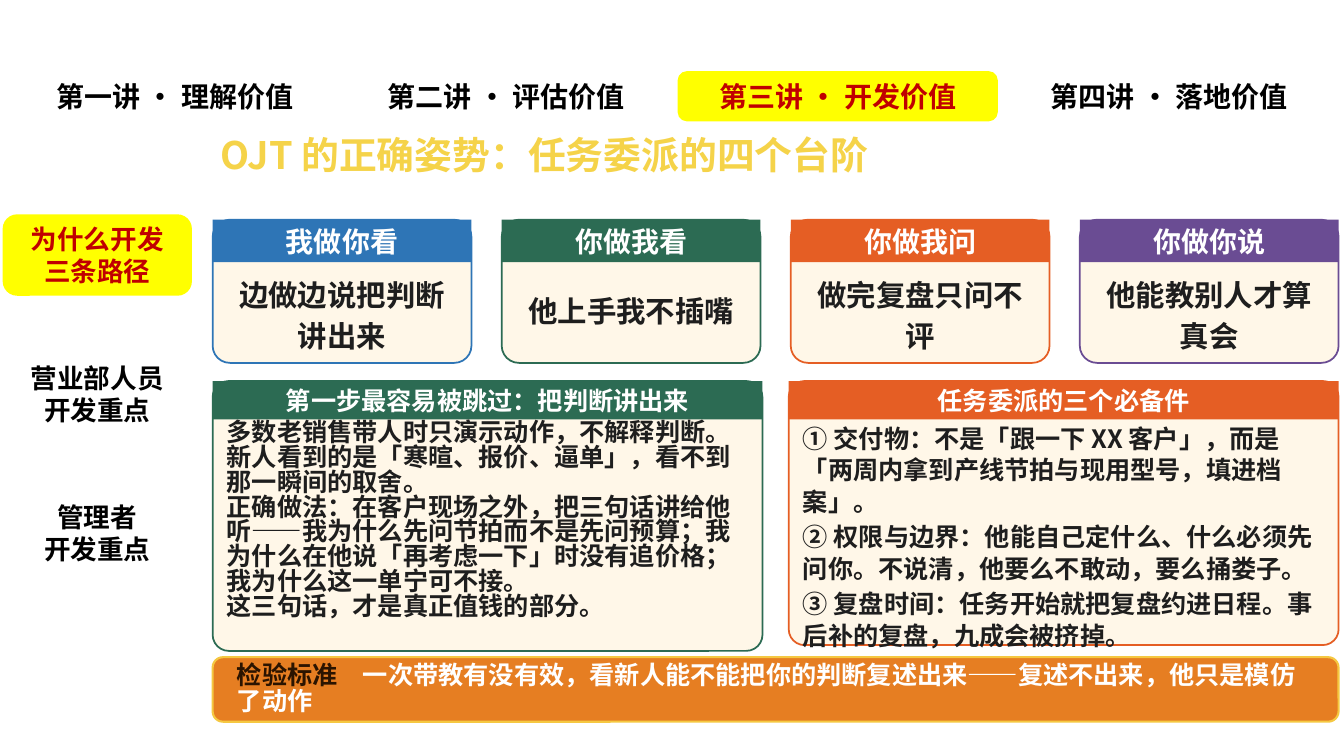
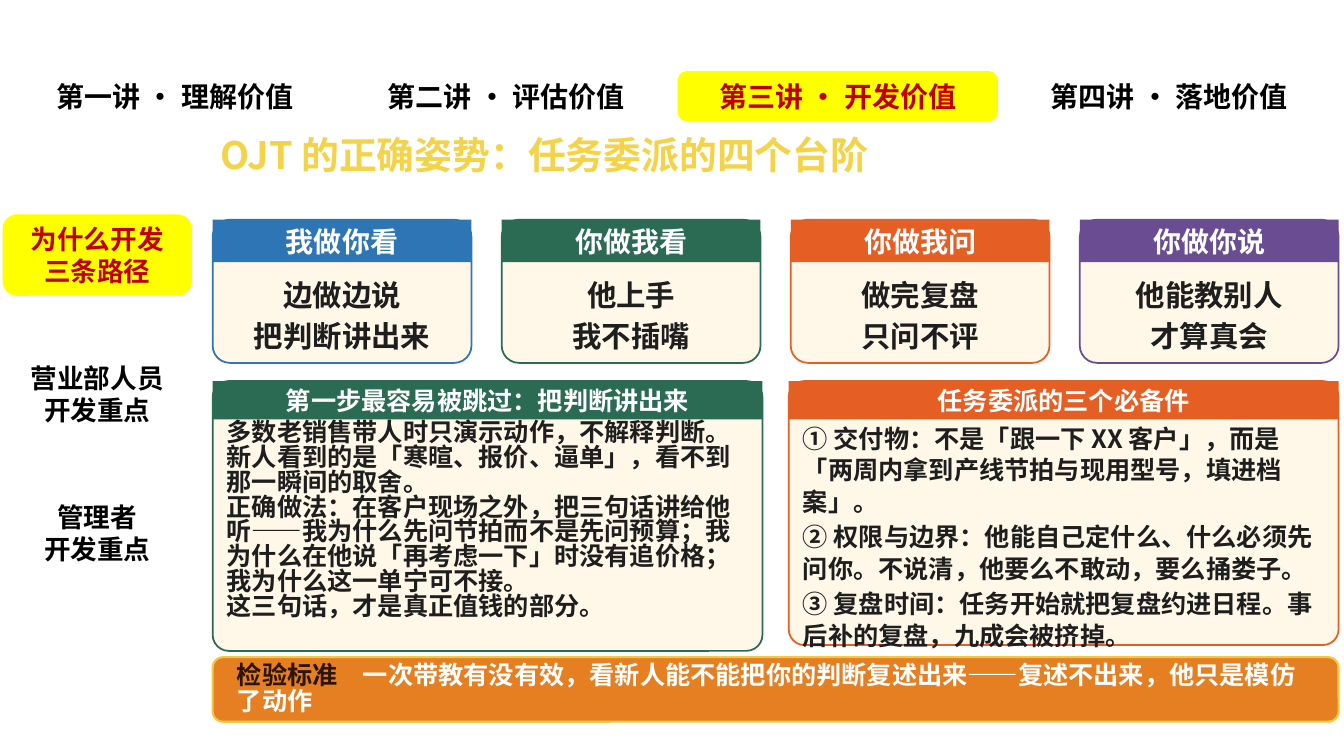
Before and after one commit to caixinyu2017-star/xixi, a slide deck: slide 37 of 管理技能课-价值与开发.pptx. Drawn at 1344x756 pixels with LibreOffice and Linux fonts; fonts in the diff are those of the drawing; background and template pictures are left out. Boxes give left, top, right and bottom in pixels: in the first picture for what was removed or moved away, otherwise in the second. Text is boxed around its words. In the diff, an @@ line names an element or a change of style, - is before the commit and + after.

```diff
--- a/管理技能课-价值与开发.pptx
+++ b/管理技能课-价值与开发.pptx
@@ text at box(254, 281, 430, 350): spaces changed @@
-边做边说把判断讲出来
+边做边说
+把判断讲出来
@@ text at box(572, 281, 690, 350): text changed @@
-他上手我不插嘴
+他上手
+我不插嘴
@@ text at box(861, 281, 979, 350): spaces changed @@
-做完复盘只问不评
+做完复盘
+只问不评
@@ text at box(1136, 281, 1283, 350): spaces changed @@
-他能教别人才算真会
+他能教别人
+才算真会
```
Also in this commit, not shown: 8 other slides changed, 8 other files.
